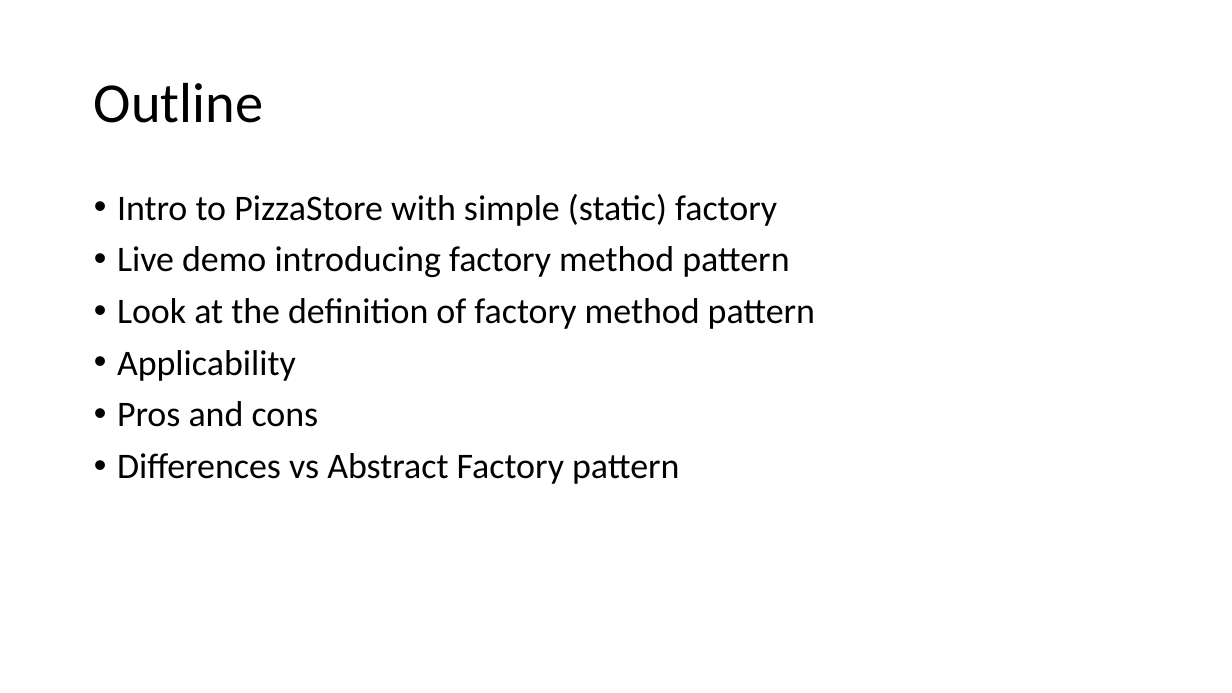
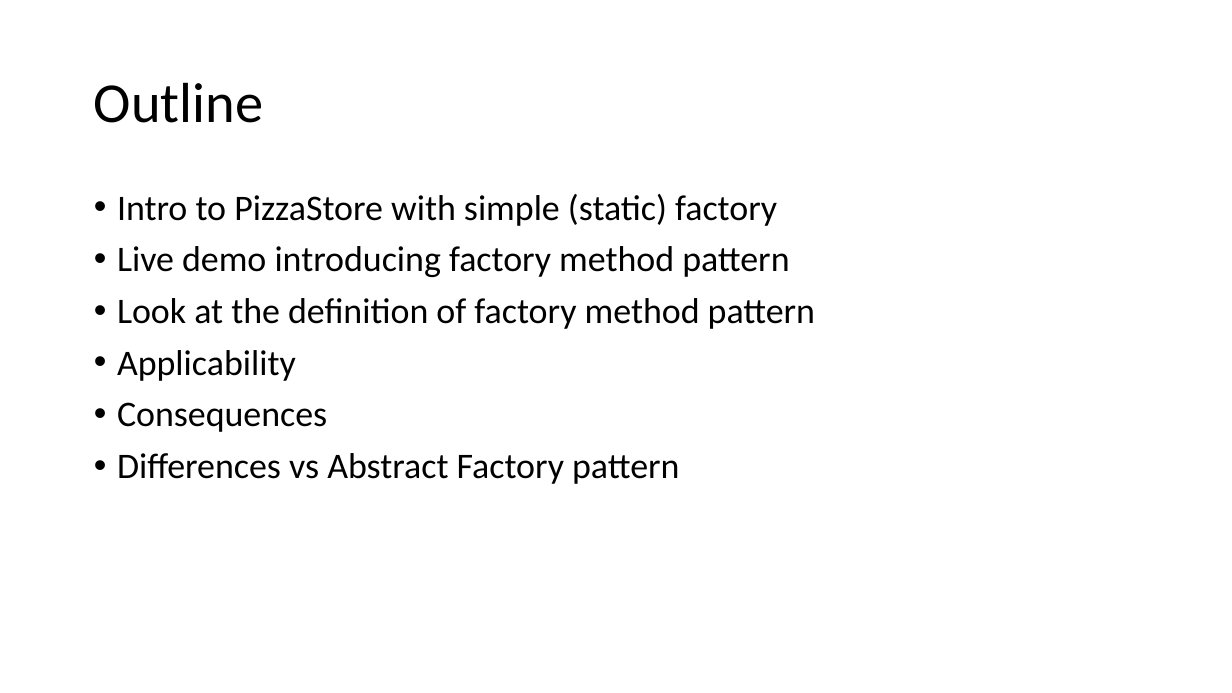
Before and after one commit to crsdrw/patterns, a slide deck: slide 2 of Patterns/docs/Factory Method.pptx. Drawn at 1232x693 pixels with LibreOffice and Linux fonts; fonts in the diff are those of the drawing. Boxes give left, top, right and bottom in pixels: in the first picture for what was removed or moved away, otherwise in the second. Text is boxed around its words. In the diff, an @@ line names an element or a change of style, - is before the commit and + after.

Commit message:
Forward port update to presentation.

```diff
--- a/Patterns/docs/Factory Method.pptx
+++ b/Patterns/docs/Factory Method.pptx
@@ text at bbox=[117, 402, 327, 432]: text changed @@
-• Pros and cons
+• Consequences
```
